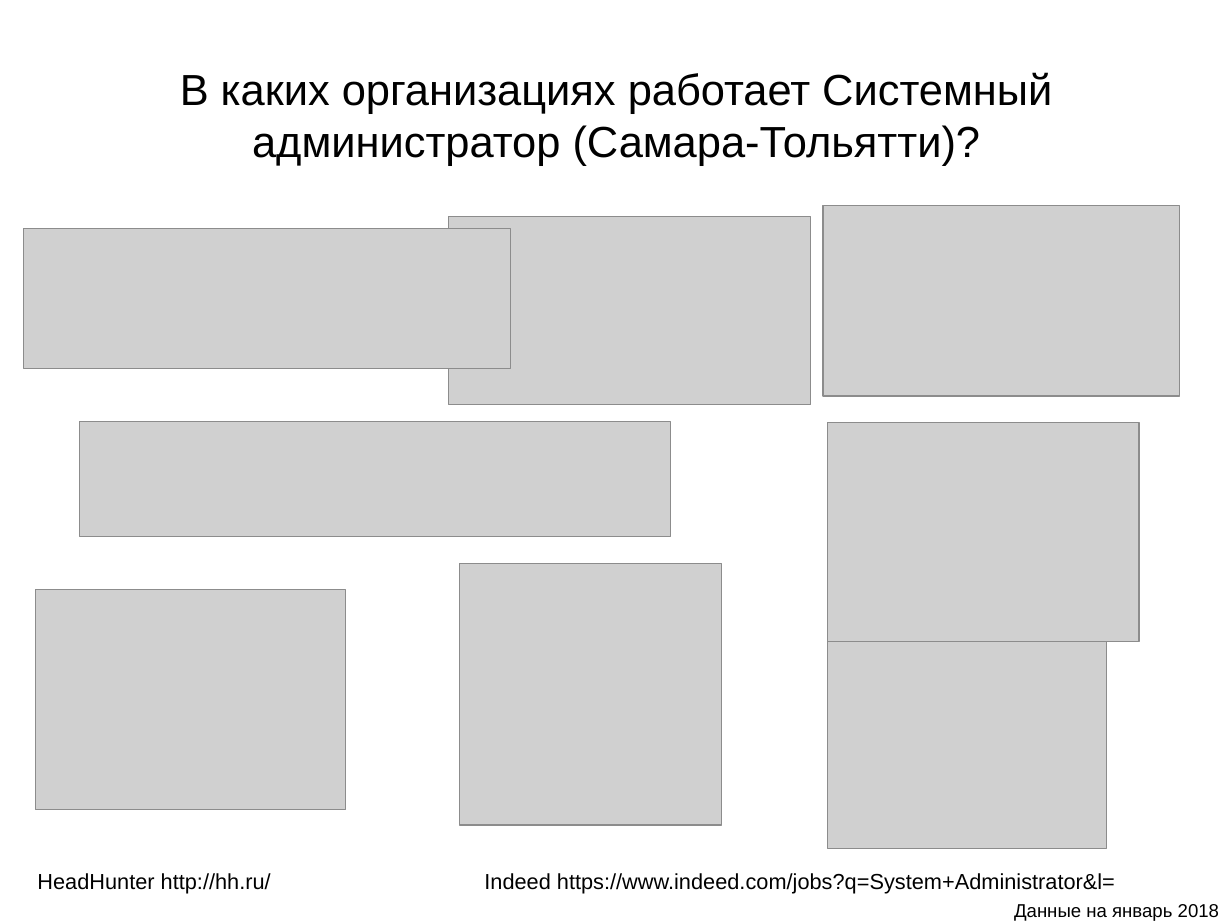
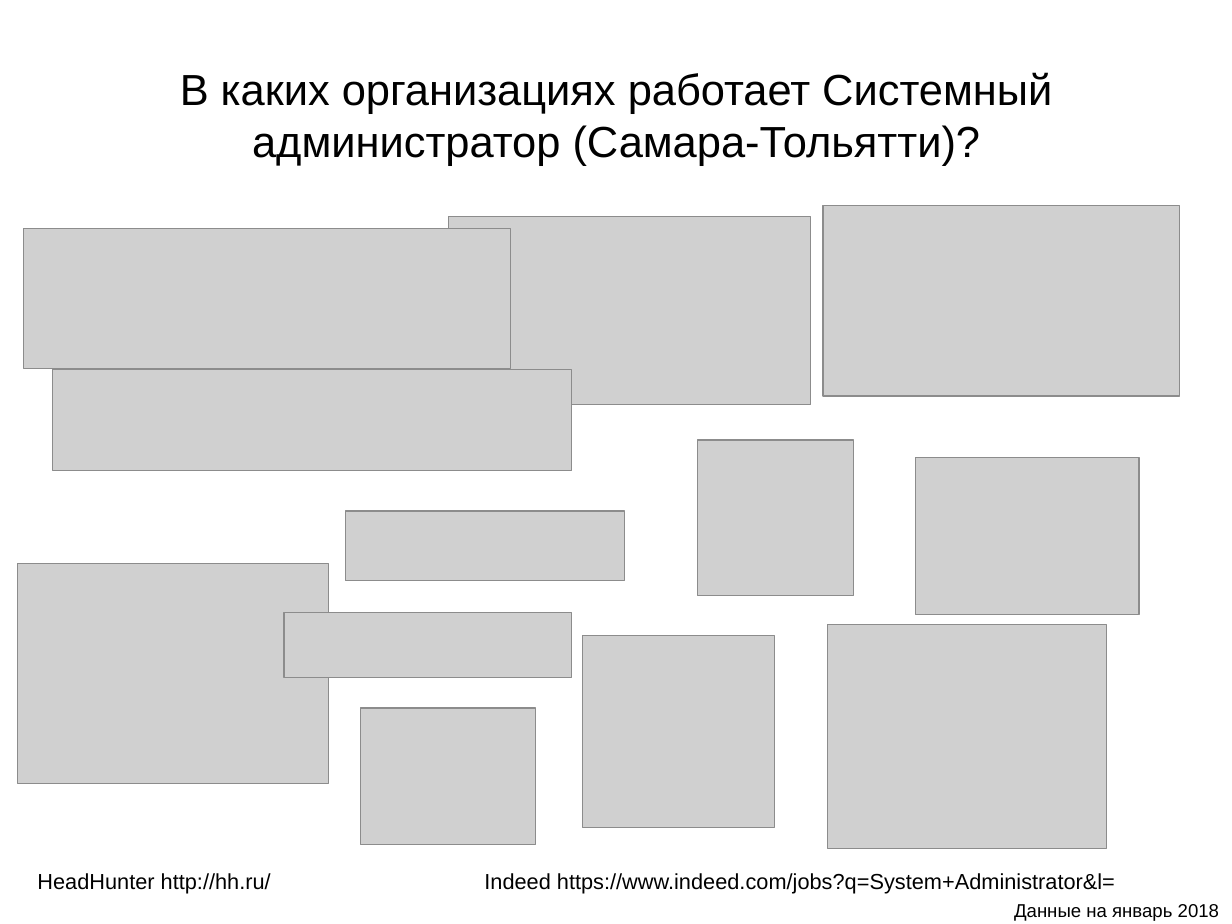
Before and after one commit to j-avdeev/SchoolCourse, a slide deck: slide 6 of ProfOrient.odp (slide 4 before the commit). Drawn at 1232x924 pixels with LibreOffice and Linux fonts; fonts in the diff are those of the drawing; grey boxes stand for pictures. Boxes give left, top, right and bottom in pixels: in the first picture for what was removed or moved away, otherwise in the second. Text is boxed around its words. In the diff, an @@ line names an element or a change of style, - is before the commit and + after.

```diff
--- a/ProfOrient.odp
+++ b/ProfOrient.odp
@@ picture: place and size @@
-picture at (79, 421, 671, 537)
+picture at (53, 370, 572, 472)
@@ picture added at (698, 440, 853, 596) @@
@@ picture: place and size @@
-picture at (827, 423, 1139, 642)
+picture at (916, 457, 1139, 615)
@@ picture added at (345, 511, 625, 580) @@
@@ picture: place and size @@
-picture at (35, 590, 345, 811)
+picture at (18, 563, 329, 784)
@@ picture added at (284, 613, 572, 677) @@
@@ picture: place and size @@
-picture at (459, 563, 721, 825)
+picture at (584, 636, 775, 827)
@@ picture added at (361, 708, 537, 844) @@
```
Also in this commit, not shown: 2 slides added, 2 other files.
